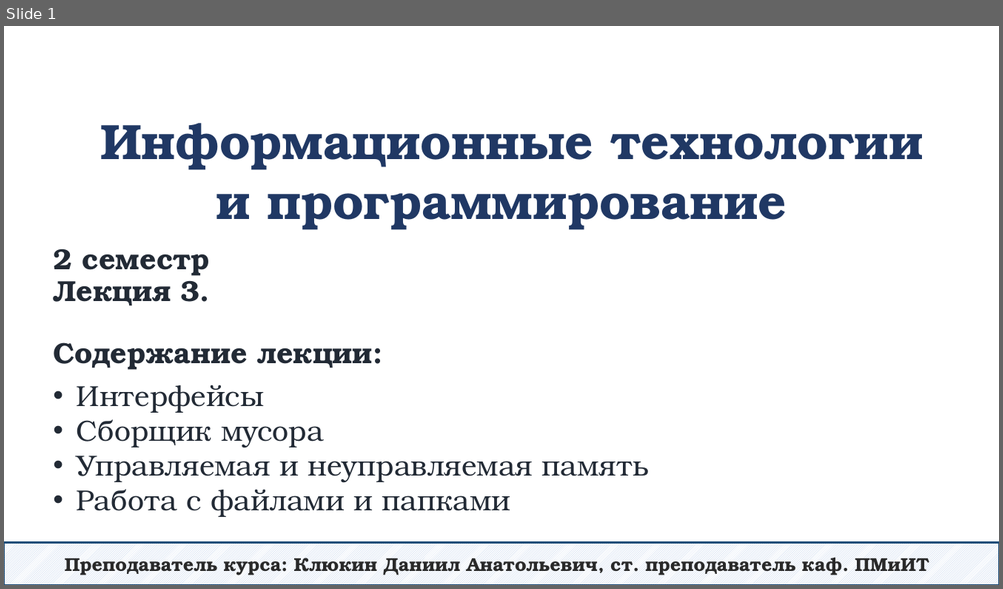
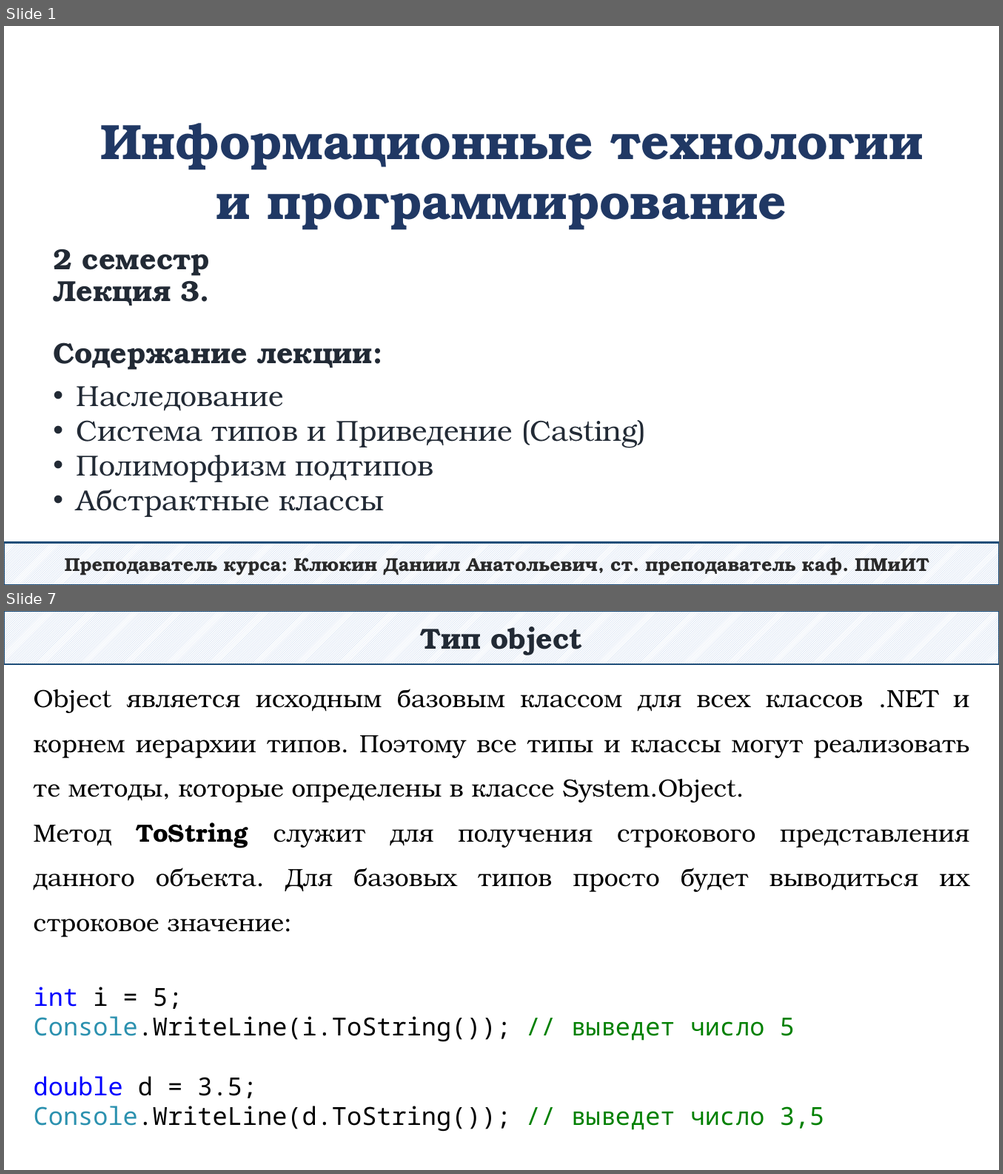
Before and after one commit to DaniilKlyukin/ITiP-2, a slide deck: Лекции/ИТиП 2 лек 3.pptx. Shown one above the other, each under a label of ours: slide 1 before the commit, slides 1 and 7 after it; the slides between them are not shown. The pictures are 1003x589 and 1003x1174 pixels, drawn with LibreOffice and Linux fonts; fonts in the diff are those of the drawing. Boxes give left, top, right and bottom in pixels: in the first picture for what was removed or moved away, otherwise in the second. Text is boxed around its words. In the diff, an @@ line names an element or a change of style, - is before the commit and + after.

```diff
--- a/Лекции/ИТиП 2 лек 3.pptx
+++ b/Лекции/ИТиП 2 лек 3.pptx
@@ slide 7 added at (x1=4, y1=611, x2=999, y2=1170), background #FFFFFF @@
@@ rectangle added at (x1=4, y1=611, x2=999, y2=665), fill pattern #B4C7E7 on #FFFFFF, outline #1F4E79 1.25 pt, 28 pt, text #222A35, bold @@
+Тип object
@@ text added at (x1=34, y1=689, x2=970, y2=1132), 24 pt, text #000000 @@
+Object является исходным базовым классом для всех классов .NET и корнем иерархии типов. Поэтому все типы и классы могут реализовать те методы, которые определены в классе System.Object.
+Метод ToString служит для получения строкового представления данного объекта. Для базовых типов просто будет выводиться их строковое значение:
+int i = 5;
+Console.WriteLine(i.ToString()); // выведет число 5
+double d = 3.5;
+Console.WriteLine(d.ToString()); // выведет число 3,5
@@ slide 1 changed as well @@
@@ text at (x1=77, y1=386, x2=646, y2=517): text changed @@
-• Интерфейсы
-• Сборщик мусора
-• Управляемая и неуправляемая память
-• Работа с файлами и папками
+• Наследование
+• Система типов и Приведение (Casting)
+• Полиморфизм подтипов
+• Абстрактные классы
```
Also in this commit, not shown: 2 other slides changed, 38 other slides added, 47 slides removed, 6 other files.
